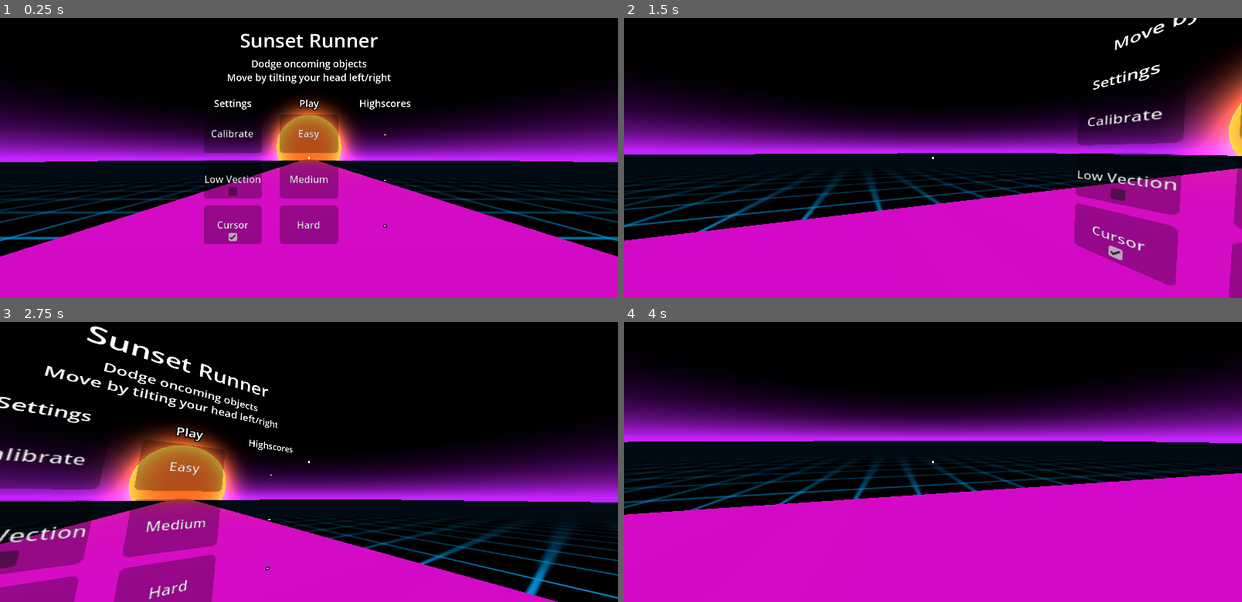
Above: before the commit, frames 1-4 (two rows, left to right).
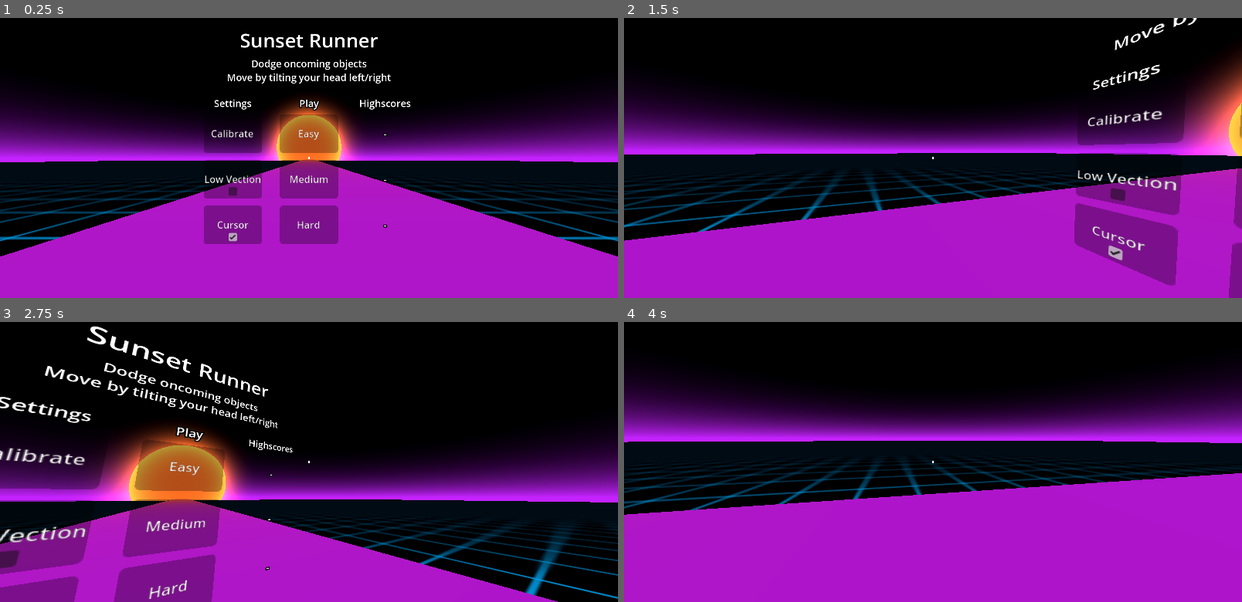
Above: after the commit, the same moments.

Repository: lharju/sunset-runner
Game: Godot game, scene res://Scenes/Main.tscn
Same seed, same stepped clock (60 frames per second), same inputs: the game is played once before the commit and once after it.
Inputs (mouse positions are in pixels of both pictures, inside the frame that each line leads up to):
- Up to frame 1 (0.25 s): no input
- Up to frame 2 (1.5 s): move the mouse to (963, 158) at 0.52 s; click (963, 158) at 0.6 s; move the mouse to (902, 158) at 1.27 s; right-click (902, 158) at 1.35 s
- Up to frame 3 (2.75 s): move the mouse to (321, 456) at 2.02 s; click (321, 456) at 2.1 s
- Up to frame 4 (4 s): move the mouse to (926, 467) at 2.77 s; right-click (926, 467) at 2.85 s; move the mouse to (976, 464) at 3.52 s; click (976, 464) at 3.6 s

The runs differ from the first frame. In frame 1, 31% of the frame differs, in the area x 0-100%, y 53-100%; in frame 2, 33%; in frame 3, 18%; in frame 4, 39%.

Commit message:
Update scoring

Diff:
--- a/Scenes/CardboardVR.tscn
+++ b/Scenes/CardboardVR.tscn
@@ -48,6 +48,11 @@
 render_priority = 1
 texture = SubResource("GradientTexture2D_3a4ce")
 
+[node name="AudioListener3D" type="AudioListener3D" parent="GazeRaycast"]
+transform = Transform3D(1, 0, 0, 0, 1, 0, 0, 0, 1, 0, -1.6, 0)
+doppler_tracking = 2
+current = true
+
 [node name="Area3D" type="Area3D" parent="."]
 
 [node name="CollisionShape3D" type="CollisionShape3D" parent="Area3D"]
@@ -55,5 +60,4 @@
 shape = SubResource("BoxShape3D_3a4ce")
 
 [connection signal="is_pressed" from="GazeRaycast/CalibButton" to="." method="_on_calib_button_is_pressed"]
-[connection signal="area_entered" from="Area3D" to="." method="_on_area_3d_area_entered"]
 [connection signal="body_entered" from="Area3D" to="." method="_on_area_3d_body_entered"]
--- a/Scenes/DodgeObject.tscn
+++ b/Scenes/DodgeObject.tscn
@@ -1,10 +1,12 @@
-[gd_scene load_steps=4 format=3 uid="uid://pg23ipdq2j8t"]
+[gd_scene load_steps=5 format=3 uid="uid://pg23ipdq2j8t"]
 
 [ext_resource type="Script" uid="uid://lbcqo4fj8ur6" path="res://Scripts/DodgeObject.gd" id="1_vjvoq"]
 [ext_resource type="PackedScene" uid="uid://cme4oib8nnspy" path="res://Scenes/LightCycle.tscn" id="2_hjyyc"]
 
 [sub_resource type="BoxShape3D" id="BoxShape3D_n8au1"]
 size = Vector3(1, 1.3496094, 3.0249023)
+
+[sub_resource type="AudioStreamRandomizer" id="AudioStreamRandomizer_hjyyc"]
 
 [node name="DodgeObject" type="RigidBody3D"]
 axis_lock_linear_x = true
@@ -20,3 +22,9 @@
 [node name="CollisionShape3D2" type="CollisionShape3D" parent="."]
 transform = Transform3D(1, 0, 0, 0, 1, 0, 0, 0, 1, 0, 0.6748047, 0.01586914)
 shape = SubResource("BoxShape3D_n8au1")
+
+[node name="AudioStreamPlayer3D" type="AudioStreamPlayer3D" parent="."]
+stream = SubResource("AudioStreamRandomizer_hjyyc")
+
+[node name="AudioListener3D" type="AudioListener3D" parent="AudioStreamPlayer3D"]
+doppler_tracking = 2
--- a/Scenes/Main.tscn
+++ b/Scenes/Main.tscn
@@ -16,7 +16,7 @@
 [sub_resource type="Gradient" id="Gradient_jw32o"]
 interpolation_mode = 2
 offsets = PackedFloat32Array(0.42480212, 0.61741424, 1)
-colors = PackedColorArray(0.89, 0.062299993, 0.87620485, 1, 0.974101, 0.34087825, 0.31333587, 1, 1, 0.42666668, 0.13999999, 1)
+colors = PackedColorArray(0.7333602, 0.106800005, 0.89, 1, 0.974101, 0.34087825, 0.31333587, 1, 1, 0.5253334, 0.110000014, 1)
 
 [sub_resource type="GradientTexture2D" id="GradientTexture2D_50glp"]
 gradient = SubResource("Gradient_jw32o")
@@ -34,6 +34,9 @@
 
 [sub_resource type="PlaneMesh" id="PlaneMesh_fos0i"]
 size = Vector2(300, 300)
+
+[sub_resource type="BoxShape3D" id="BoxShape3D_50glp"]
+size = Vector3(10, 3.5, 1)
 
 [sub_resource type="Curve3D" id="Curve3D_r0du0"]
 _data = {
@@ -91,6 +94,13 @@
 [node name="Timer" type="Timer" parent="Geometry/ObjectSpawner"]
 wait_time = 0.5
 
+[node name="ScoreArea" type="Area3D" parent="Geometry"]
+transform = Transform3D(1, 0, 0, 0, 1, 0, 0, 0, 1, 0, 0, 6)
+
+[node name="CollisionShape3D" type="CollisionShape3D" parent="Geometry/ScoreArea"]
+transform = Transform3D(1, 0, 0, 0, 1, 0, 0, 0, 1, 0, 1.6, -4)
+shape = SubResource("BoxShape3D_50glp")
+
 [node name="Path3D" type="Path3D" parent="."]
 curve = SubResource("Curve3D_r0du0")
 
@@ -110,5 +120,6 @@
 [connection signal="play" from="Menu" to="." method="_on_menu_play"]
 [connection signal="vection" from="Menu" to="." method="_on_menu_vection"]
 [connection signal="timeout" from="Geometry/ObjectSpawner/Timer" to="Geometry/ObjectSpawner" method="_on_timer_timeout"]
+[connection signal="body_entered" from="Geometry/ScoreArea" to="." method="_on_score_area_body_entered"]
 [connection signal="calibration_done" from="Path3D/PathFollow3D/Player" to="." method="_on_player_calibration_done"]
 [connection signal="is_hit" from="Path3D/PathFollow3D/Player" to="." method="_on_xr_origin_3d_is_hit"]
--- a/Scripts/CalibButton.gd
+++ b/Scripts/CalibButton.gd
@@ -1,7 +1,6 @@
 extends Sprite3D
 
 @onready var timer: Timer = $Timer
-@onready var timer2: Timer = $Timer2
 
 @onready var label: Label = $SubViewport/Label
 @onready var progress_bar: ProgressBar = $SubViewport/ProgressBar
--- a/Scripts/GameManager.gd
+++ b/Scripts/GameManager.gd
@@ -13,14 +13,13 @@
 var game_state: States = States.MENU
 
 var _difficulty: int = 0
-var _start_time: int = 0
 
+var score: int = 0
 
 
 func _on_xr_origin_3d_is_hit() -> void:
 	player.next_state = States.MENU
 	game_state = States.MENU
-	var score: int = int(Time.get_unix_time_from_system()) - _start_time
 	match _difficulty:
 		0:
 			menu.easy.text =  str(score) if score > int(menu.easy.text) else menu.easy.text
@@ -33,7 +32,6 @@
 	menu.process_mode = Node.PROCESS_MODE_INHERIT
 	menu.show()
 
-
 func _on_menu_calibrate() -> void:
 	player.next_state = States.CALIBRATION
 	game_state = States.CALIBRATION
@@ -41,9 +39,8 @@
 	menu.process_mode = Node.PROCESS_MODE_DISABLED
 	menu.hide()
 
-
 func _on_menu_play(difficulty: int) -> void:
-	_start_time = int(Time.get_unix_time_from_system())
+	score = 0
 	_difficulty = difficulty
 	menu.process_mode = Node.PROCESS_MODE_DISABLED
 	menu.hide()
@@ -63,7 +60,8 @@
 	menu.process_mode = Node.PROCESS_MODE_INHERIT
 	menu.show()
 
-
-
 func _on_menu_cursor(on: bool) -> void:
 	player.cursor_on = on
+
+func _on_score_area_body_entered(_body: Node3D) -> void:
+	score += 1
--- a/Scripts/Main.gd
+++ b/Scripts/Main.gd
@@ -142,7 +142,3 @@
 
 func _on_area_3d_body_entered(_body: Node3D) -> void:
 	is_hit.emit()
-
-
-func _on_area_3d_area_entered(_area: Area3D) -> void:
-	is_hit.emit()
Not shown: 1 places in Scenes/Main.tscn that only renumber resources
